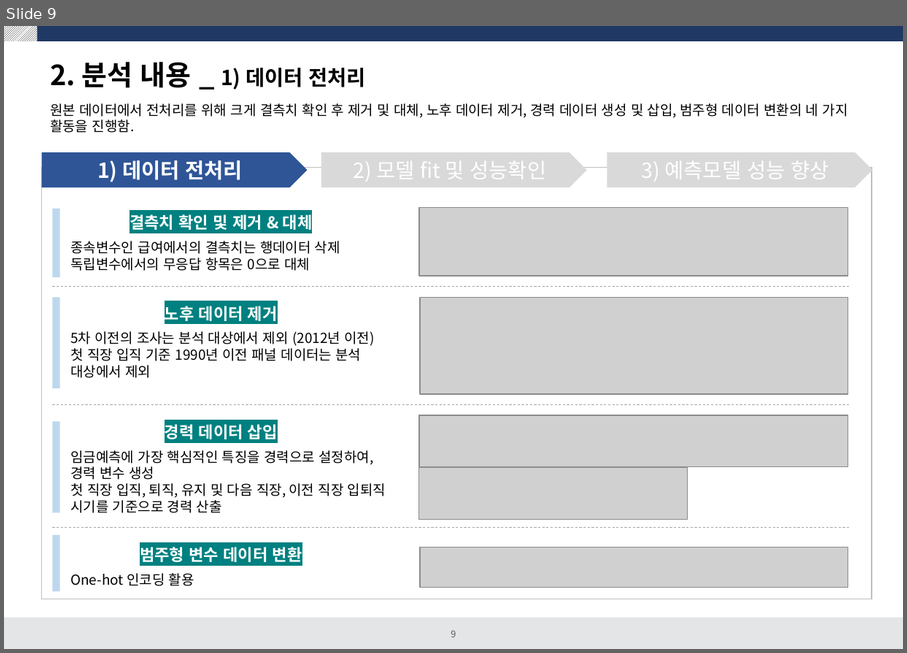
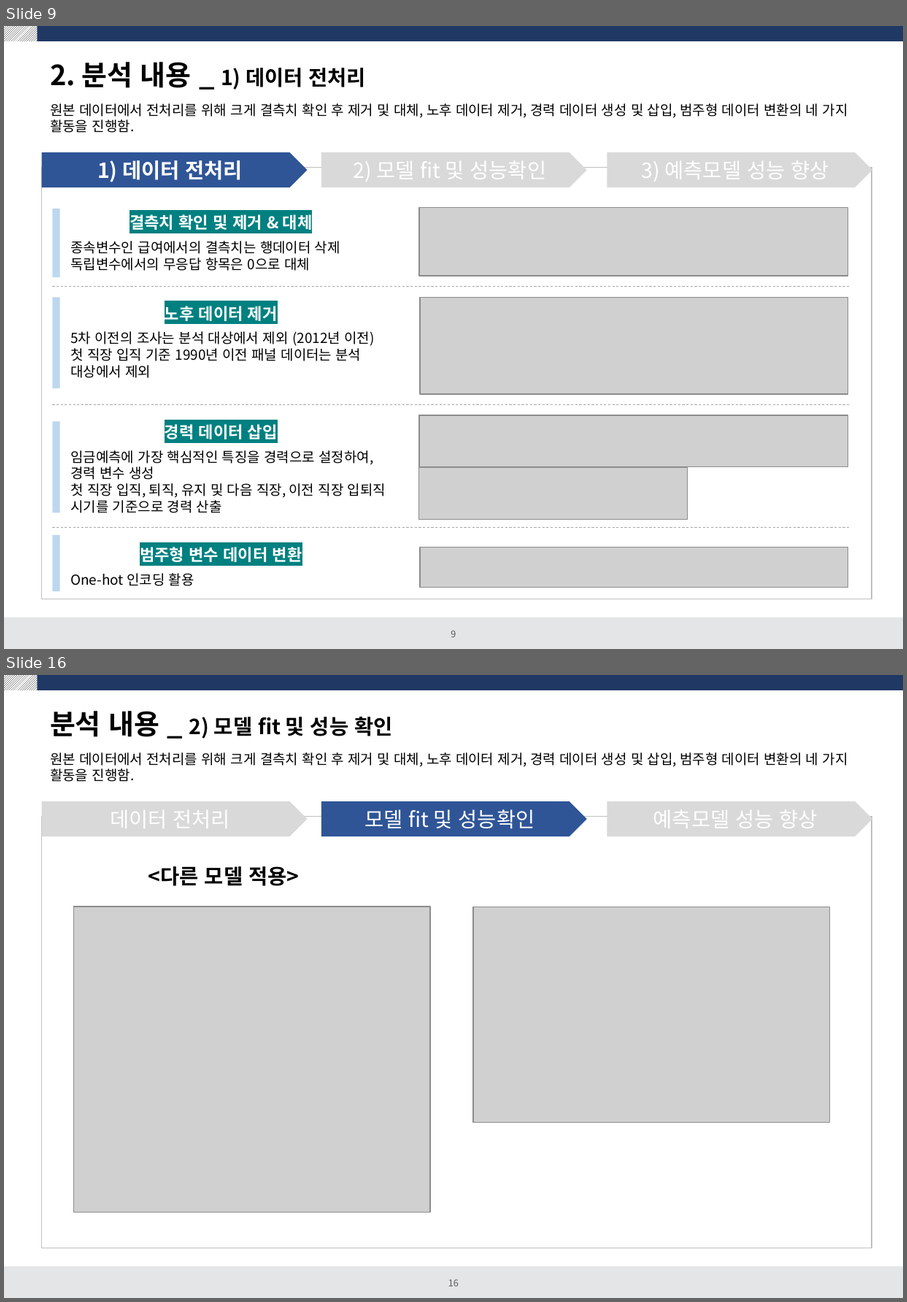
Before and after one commit to dss-14th/Regression_3_project, a slide deck: 여성임금 예측프로젝트.pptx. Shown one above the other, each under a label of ours: slide 9 before the commit, slides 9 and 16 after it; the slides between them are not shown. The pictures are 907x653 and 907x1302 pixels, drawn with LibreOffice and Linux fonts; fonts in the diff are those of the drawing; grey boxes stand for pictures. Boxes give left, top, right and bottom in pixels: in the first picture for what was removed or moved away, otherwise in the second. Text is boxed around its words. In the diff, an @@ line names an element or a change of style, - is before the commit and + after.

```diff
--- a/여성임금 예측프로젝트.pptx
+++ b/여성임금 예측프로젝트.pptx
@@ slide 16 added at (x1=4, y1=675, x2=903, y2=1298), background #FFFFFF; not listed: 4 template elements that a slide beside it also shows @@
@@ title added at (x1=50, y1=711, x2=392, y2=739), 18 pt, text #000000, bold @@
+분석 내용 _ 2) 모델 fit 및 성능 확인
@@ text added at (x1=50, y1=752, x2=849, y2=782), 12 pt, text #000000 @@
+원본 데이터에서 전처리를 위해 크게 결측치 확인 후 제거 및 대체, 노후 데이터 제거, 경력 데이터 생성 및 삽입, 범주형 데이터 변환의 네 가지 활동을 진행함.
@@ pentagon arrow added at (x1=41, y1=801, x2=307, y2=836), fill #D9D9D9, 18 pt, text #FFFFFF @@
+데이터 전처리
@@ pentagon arrow added at (x1=322, y1=801, x2=587, y2=836), fill #2F5597, 18 pt, text #FFFFFF @@
+모델 fit 및 성능확인
@@ pentagon arrow added at (x1=608, y1=801, x2=873, y2=836), fill #D9D9D9, 18 pt, text #FFFFFF @@
+예측모델 성능 향상
@@ rectangle added at (x1=41, y1=816, x2=872, y2=1248), outline #BFBFBF 1 pt @@
@@ text added at (x1=149, y1=866, x2=299, y2=886), 18 pt, text #000000, bold @@
+<다른 모델 적용>
@@ picture added at (x1=74, y1=906, x2=430, y2=1212) @@
@@ picture added at (x1=473, y1=906, x2=830, y2=1122) @@
```
Also in this commit, not shown: 5 slides changed, 3 other slides added, 1 slide removed, 4 other files.
